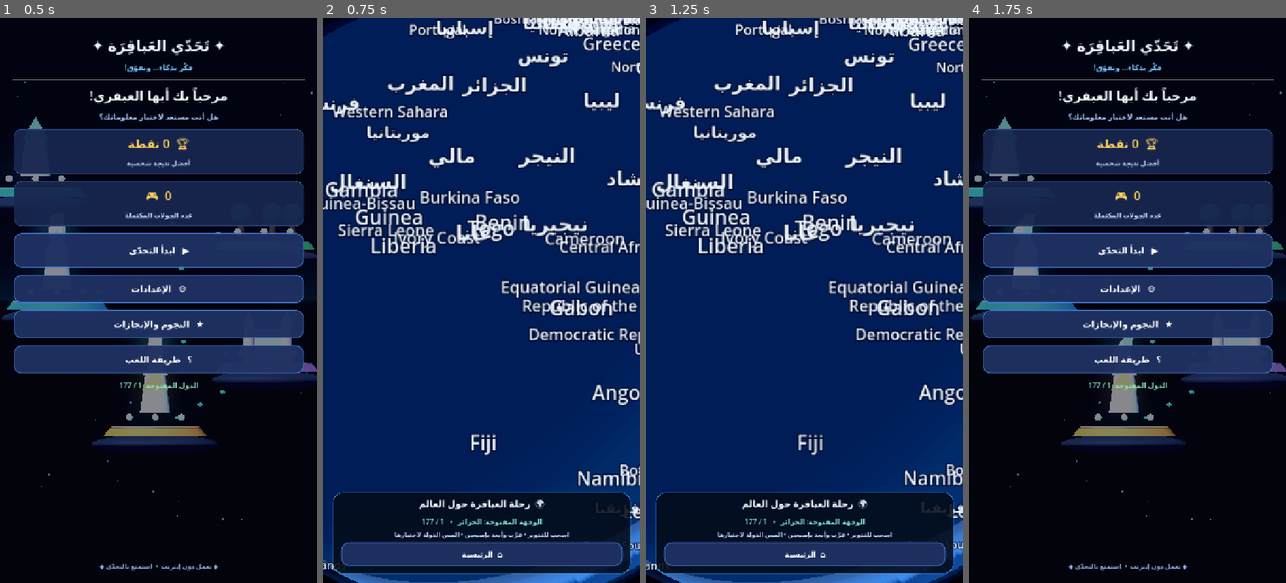
Above: before the commit, frames 1-4 (left to right).
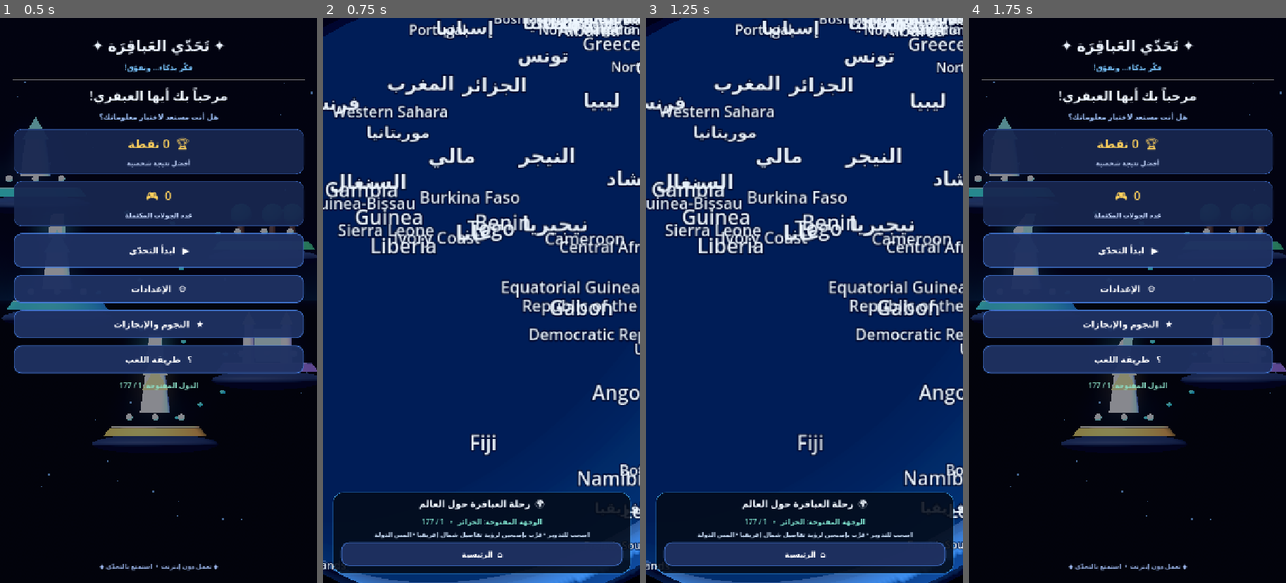
Above: after the commit, the same moments.

Repository: mahdialloui01-art/challenge-
Game: Godot game, scene res://scenes/main.tscn
Two runs of this game, one before a commit and one after it. Both use one fixed random seed, a clock stepped at 60 frames per second and the inputs below.
Inputs:
- Up to frame 1 (0.5 s): no input
- Up to frame 2 (0.75 s): click "▶ ابدأ التحدّي" at 0.5 s
- Up to frame 3 (1.25 s): no input
- Up to frame 4 (1.75 s): click "⌂ الرئيسية" at 1.25 s

Frame 1 is identical in both runs. In frame 2, 0.4% of the frame differs, in the area x 16-85%, y 90-93%; in frame 3, 0.4%; in frame 4, nothing differs.

Commit message:
Explain satellite detail zoom in globe controls

Diff:
--- a/scripts/main.gd
+++ b/scripts/main.gd
@@ -679,7 +679,7 @@
     progress.add_theme_color_override("font_color", Color("#82e7d2"))
     hud_box.add_child(progress)
     var hint := Label.new()
-    hint.text = "اسحب للتدوير • قرّب وأبعد بإصبعين • المس الدولة لاختيارها"
+    hint.text = "اسحب للتدوير • قرّب بإصبعين لرؤية تفاصيل شمال إفريقيا • المس الدولة"
     hint.horizontal_alignment = HORIZONTAL_ALIGNMENT_CENTER
     hint.add_theme_font_size_override("font_size", 14)
     hint.add_theme_color_override("font_color", Color("#c5d9f2"))
